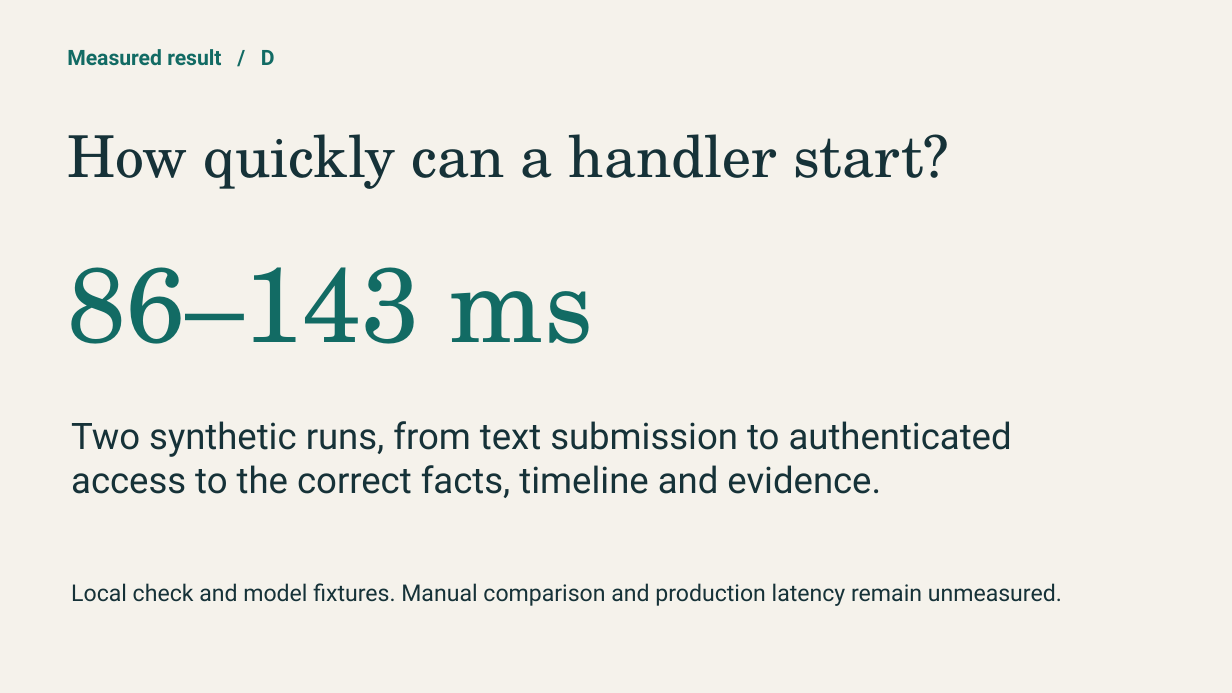
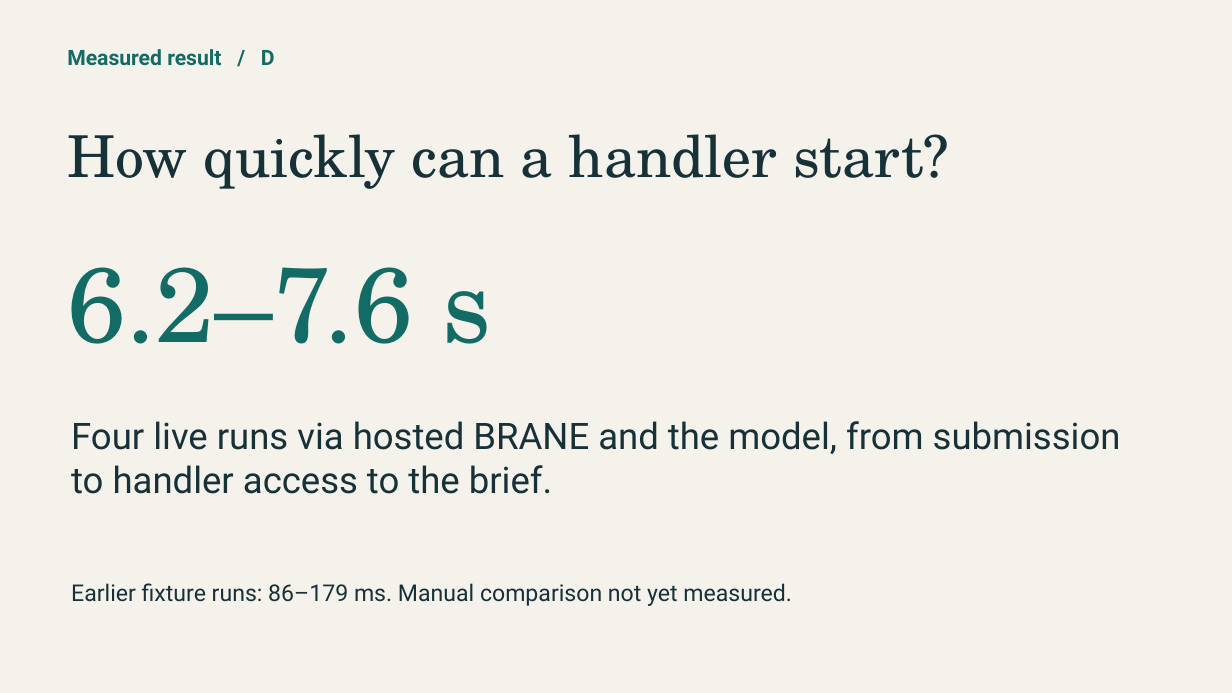
Before and after one commit to AnaCulo/mainhackathon, a slide deck: slide 5 of pitch/Culo-pitch.pptx. Drawn at 1232x693 pixels with LibreOffice and Linux fonts; fonts in the diff are those of the drawing. Boxes give left, top, right and bottom in pixels: in the first picture for what was removed or moved away, otherwise in the second. Text is boxed around its words. In the diff, an @@ line names an element or a change of style, - is before the commit and + after.

```diff
--- a/pitch/Culo-pitch.pptx
+++ b/pitch/Culo-pitch.pptx
@@ text at (67,267,491,344): text changed @@
-86–143 ms
+6.2–7.6 s
@@ text at (71,421,1121,494): text changed @@
-Two synthetic runs, from text submission to authenticated access to the correct facts, timeline and evidence.
+Four live runs via hosted BRANE and the model, from submission to handler access to the brief.
@@ text at (71,583,792,606): text changed @@
-Local check and model fixtures. Manual comparison and production latency remain unmeasured.
+Earlier fixture runs: 86–179 ms. Manual comparison not yet measured.
```
Also in this commit, not shown: 1 other slide changed, 21 other files.
